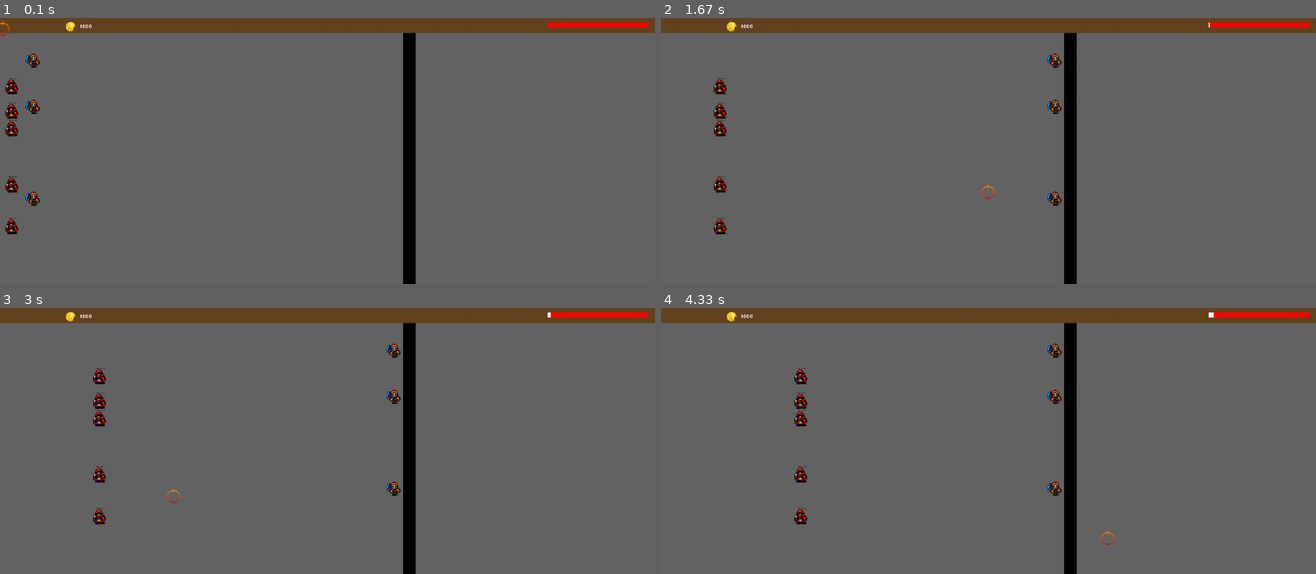
Above: before the commit, frames 1-4 (two rows, left to right).
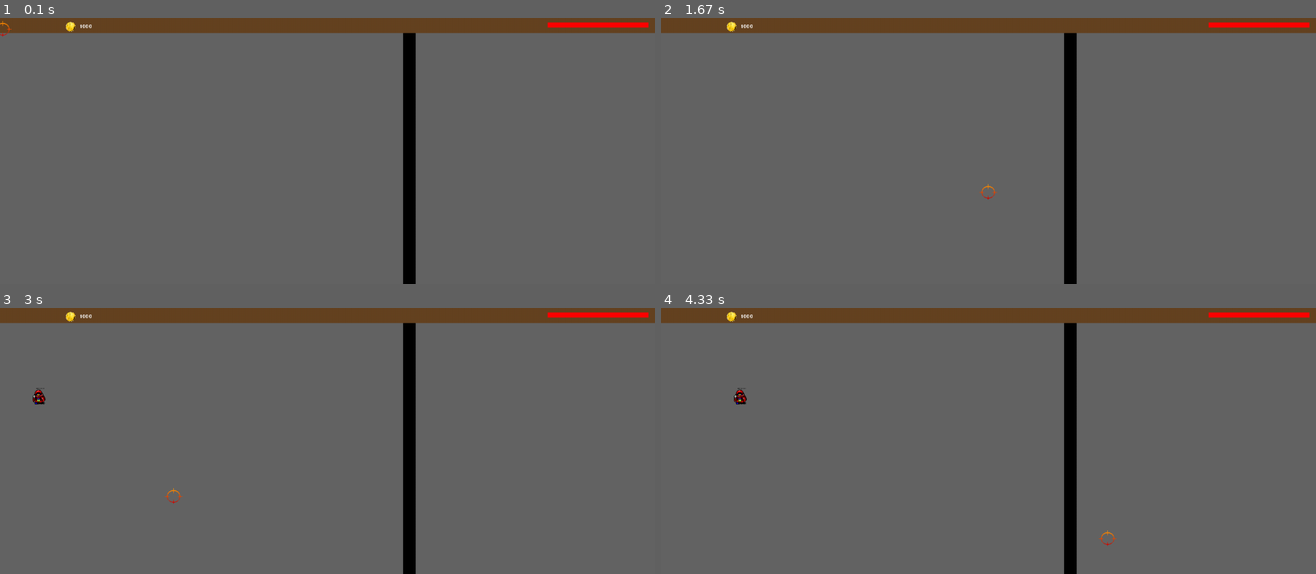
Above: after the commit, the same moments.

Repository: VictorCazin/victor-shooter
Game: pygame game, started from main.py
Same seed, same stepped clock (60 frames per second), same inputs: the game is played once before the commit and once after it. The source is Python 2; it was converted automatically to run under Python 3.
Inputs (mouse positions are in pixels of both pictures, inside the frame that each line leads up to):
- Up to frame 1 (0.1 s): no input
- Up to frame 2 (1.67 s): click (988, 151) at 0.38 s; click (785, 212) at 0.72 s; click (1001, 60) at 1.05 s; click (988, 182) at 1.38 s
- Up to frame 3 (3 s): click (222, 353) at 1.72 s; click (530, 435) at 2.05 s; click (556, 491) at 2.38 s; click (170, 486) at 2.72 s
- Up to frame 4 (4.33 s): click (890, 518) at 3.05 s; click (1126, 406) at 3.38 s; click (1217, 438) at 3.72 s; click (1106, 531) at 4.05 s

The runs differ from the first frame. In frame 1, 0.7% of the frame differs, in the area x 0-7%, y 13-82%; in frame 2, 0.7%; in frame 3, 0.8%; in frame 4, 0.8%, in the area x 11-85%, y 1-82%.

Commit message:
Creation de la class Wave permettant de gerer l'instanciation de creep par vagues

Diff:
--- a/main.py
+++ b/main.py
@@ -23,20 +23,12 @@
 from menu       import *
 from barrier    import *
 from functions  import *
-
-
-
-
-
+from wave       import *
 
 
 
 
 def main():
-
-
-
-
     # Modele du jeu
     gold   = 1000
     health = 200
@@ -68,12 +60,14 @@
 
 
     # Instanciations of creeps
+    wave = Wave(units)
+    '''
     for i in range(3):
         units.add(Faucheur())
 
     for i in range(5):
         units.add(Mage())
-
+    '''
 
 
     # Instanciation of main elements
@@ -112,6 +106,12 @@
 
 
     pygame.display.flip()
+
+
+
+   #*****************************
+   # DEBUT DE LA BOUCLE
+   #*****************************
 
     while 1:
         clock.tick(FRAME_RATE)
@@ -160,6 +160,8 @@
         units.update()
         others.update()
 
+        # Update la wave pour l'ecoulement du temps
+        wave.update()
 
         # Recolle les surfaces
         screen.blit(background, (0, HEIGHT_MENU))
--- /dev/null
+++ b/wave.py
@@ -0,0 +1,48 @@
+#-------------------------------------------------------------------------------
+# Name:        module1
+# Purpose:
+#
+# Author:      Victor
+#
+# Created:     17/05/2011
+# Copyright:   (c) Victor 2011
+# Licence:     <your licence>
+#-------------------------------------------------------------------------------
+#!/usr/bin/env python
+
+from __future__ import division
+
+import pygame
+from pygame.locals import *
+
+from functions import *
+from unit import *
+
+
+
+
+class Wave:
+    def __init__(self, units_group):
+        self.units = units_group
+        self.time = 0
+
+    def release(self, creep):
+        """
+            Instancie un creep et l'ajoute au groupe de sprite units
+        """
+        self.units.add(creep())
+
+    def test_time(self, date):
+        """
+            verifie si self.time est a peu pres egal a date, avec un intervalle de largeur 1/FRAME_RATE
+        """
+        if (self.time >= date - (1.0 / (2*FRAME_RATE))) and (self.time < date + (1.0 / (2*FRAME_RATE))):
+            return True
+        else:
+            return False
+
+    def update(self):
+        self.time = self.time +   1.0 / FRAME_RATE
+
+        if self.test_time(2):
+            self.release(Mage)
